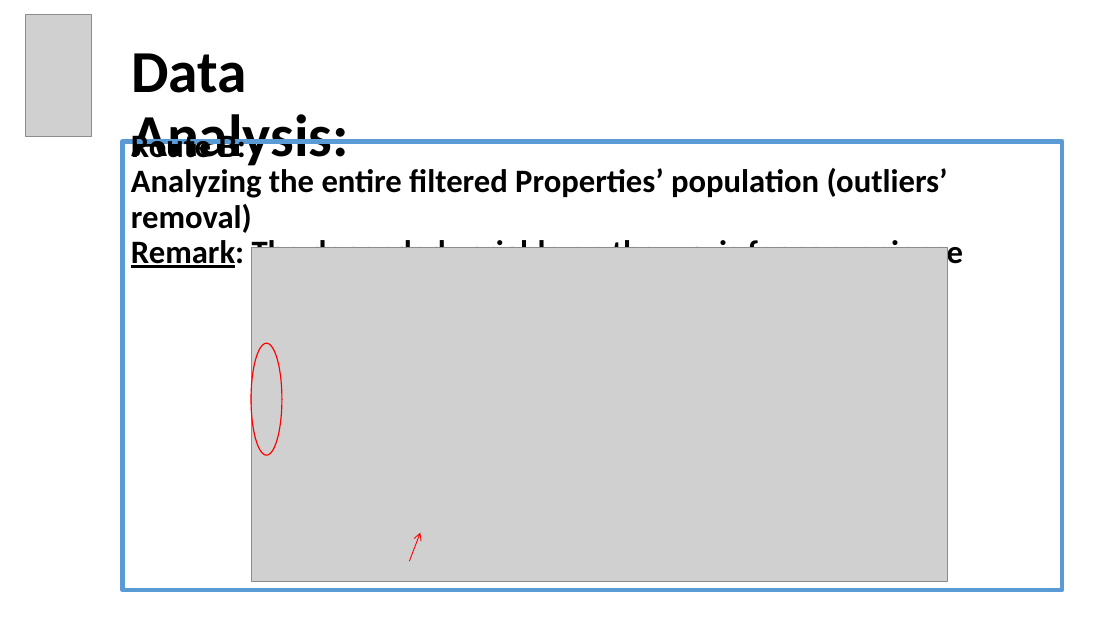
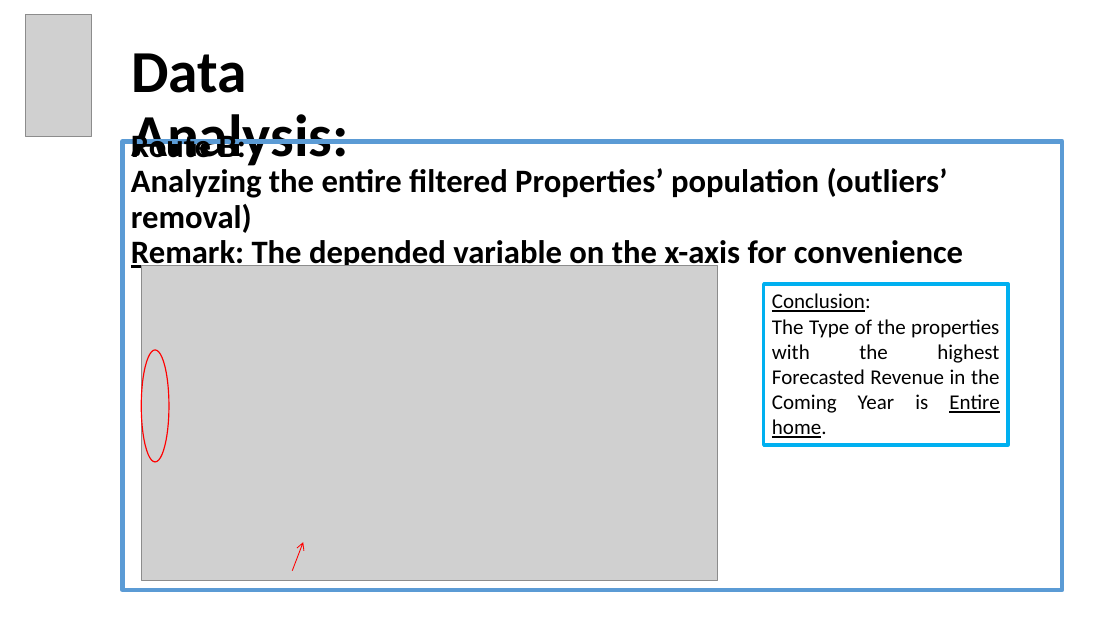
Before and after one commit to EyalVultz/Fianl-Project-Data-Analyst-Program-Hebrew-University-of-Jerusalem-Class-4-Group-2, a slide deck: slide 14 of Final Project Data Analyst Program Hebrew University of Jerusalem Class No. 4 Group 2.pptx (slide 11 before the commit). Drawn at 1120x630 pixels with LibreOffice and Linux fonts; fonts in the diff are those of the drawing; grey boxes stand for pictures. Boxes give left, top, right and bottom in pixels: in the first picture for what was removed or moved away, otherwise in the second. Text is boxed around its words. In the diff, an @@ line names an element or a change of style, - is before the commit and + after.

```diff
--- a/Final Project Data Analyst Program Hebrew University of Jerusalem Class No. 4 Group 2.pptx
+++ b/Final Project Data Analyst Program Hebrew University of Jerusalem Class No. 4 Group 2.pptx
@@ picture: place and size @@
-picture at (251, 247, 948, 581)
+picture at (141, 266, 718, 581)
@@ rectangle added at (764, 284, 1008, 445), outline #00B0F0 3 pt, 18 pt, text #000000 @@
+Conclusion:
+The Type of the properties with the highest Forecasted Revenue in the Coming Year is Entire home.
@@ ellipse: place and size @@
-ellipse at (251, 344, 282, 455)
+ellipse at (141, 350, 169, 462)
@@ arrow moved from (409, 561) - (420, 533) to (292, 571) - (303, 542) @@
```
Also in this commit, not shown: 8 other slides changed, 3 slides added.
